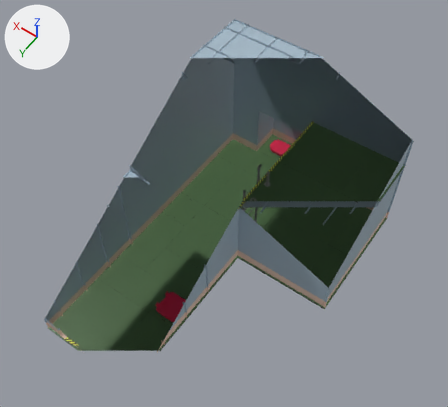
The Blender file VRTrainer/Assets/$TheProject/Presets/trainer.blend as it was, and as the next commit left it.
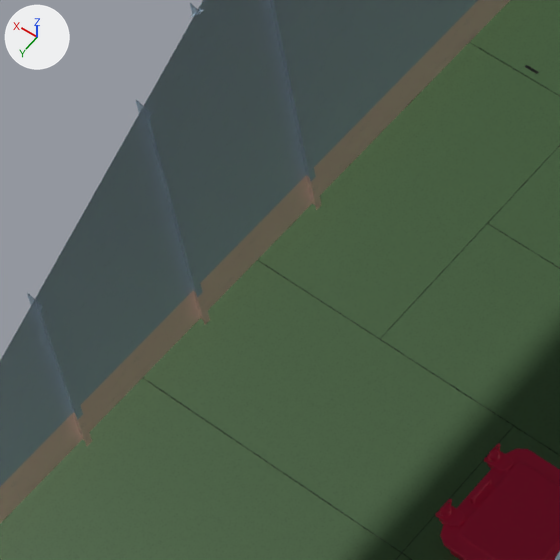
There are two pictures of each version: one whole from a 50 mm camera at (-5.14, 3.61, 15.84) aimed at (0.89, -4.83, 2.57), one close up on the part from 16% to 40% of the width and 50% to 77% of the height. Lighting does not change. The marker at upper left points along +X, +Y and +Z. Everything nearer to the camera than a plane just in front of the edit is cut away.

Objects in the first close-up: 'FloorHatch2', 'deck', 'i-beam', 'wall'.
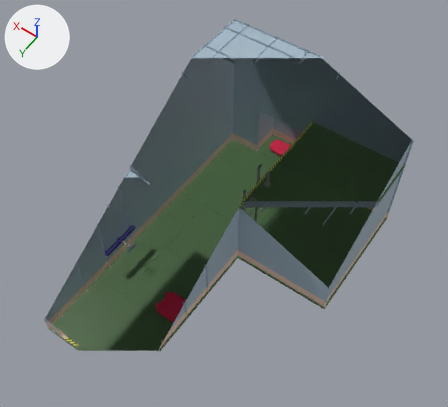
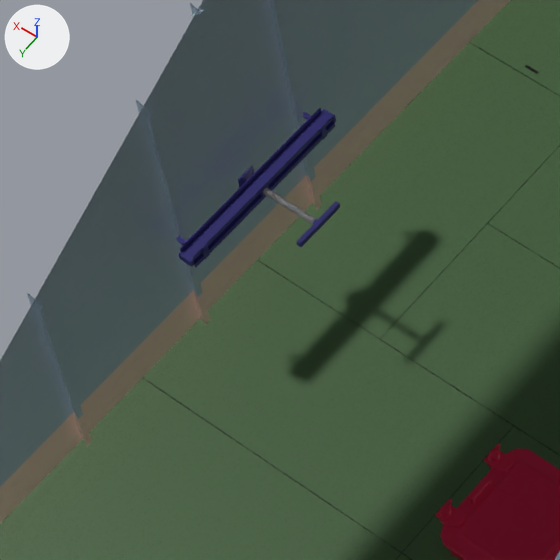
Edits to the bpy script that builds the scene:
```text
Add mat_paintedclamp:
    mat_paintedclamp = principled_material('PaintedClamp')
    mat_paintedclamp.base_color = (0.0279, 0.0214, 0.208)  # blue #2f287e
    mat_paintedclamp.roughness = 0.4
Add mat_thread_metal:
    mat_thread_metal = principled_material('thread-metal')
    mat_thread_metal.base_color = (0.342, 0.342, 0.342)  # grey #9e9e9e
Add me_clamp_hook_2:
    me_clamp_hook_2.from_pydata(...)  # 52 vertices, 50 faces; spans x -0.053..0.053, y -0.039..0.023, z -0.118..0.076
    me_clamp_hook_2.materials.append(mat_paintedclamp)  # blue #2f287e
Add me_clamp_hook_1:
    me_clamp_hook_1.from_pydata(...)  # 52 vertices, 50 faces; spans x -0.053..0.053, y -0.023..0.039, z -0.118..0.076
    me_clamp_hook_1.materials.append(mat_paintedclamp)  # blue #2f287e
Add me_clamp_hand:
    me_clamp_hand.from_pydata(...)  # 3310 vertices, 3308 faces; spans x -0.06..0.06, y -0.17..0.17, z -0.024..0.533
    me_clamp_hand.polygons.foreach_set('use_smooth', [True] * 3308)
    # faces by material slot: [203, 3105]
    me_clamp_hand.materials.append(mat_paintedclamp)  # blue #2f287e
    me_clamp_hand.materials.append(mat_thread_metal)  # grey #9e9e9e
Add me_clamp_body:
    me_clamp_body.from_pydata(...)  # 112 vertices, 114 faces; spans x -0.055..0.055, y -0.62..0.62, z -0.05..0.05
    me_clamp_body.materials.append(mat_paintedclamp)  # blue #2f287e
Add ob_clamp_hook_2:
    ob_clamp_hook_2 = bpy.data.objects.new('clamp-hook-2', me_clamp_hook_2)
    ob_clamp_hook_2.location = (3.3, -3.51, 0.961)
    ob_clamp_hook_2.rotation_euler = (0.0, -1.571, 0.0)  # degrees (0, -90, 0)
Add ob_clamp_hook_1:
    ob_clamp_hook_1 = bpy.data.objects.new('clamp-hook-1', me_clamp_hook_1)
    ob_clamp_hook_1.location = (3.3, -2.49, 0.961)
    ob_clamp_hook_1.rotation_euler = (0.0, -1.571, 0.0)  # degrees (0, -90, 0)
Add ob_clamp_hand:
    ob_clamp_hand = bpy.data.objects.new('clamp-hand', me_clamp_hand)
    ob_clamp_hand.location = (3.351, -3.0, 0.961)
    ob_clamp_hand.rotation_euler = (0.0, -1.571, 0.0)  # degrees (0, -90, 0)
Add ob_clamp_body:
    ob_clamp_body = bpy.data.objects.new('clamp-body', me_clamp_body)
    ob_clamp_body.location = (3.28, -3.0, 0.961)
    ob_clamp_body.rotation_euler = (0.0, -1.571, 0.0)  # degrees (0, -90, 0)
```

Where the change shows, as pixel boxes [x1, y1, x2, y2] in the close-ups (560 x 560 px):
'clamp-body', added (blue): after [179, 108, 336, 268]
'clamp-hand', added: after [238, 166, 340, 248]
    faces in mat_paintedclamp (blue #2f287e): [238, 166, 340, 248]
    faces in mat_thread_metal (grey #9e9e9e): [263, 188, 316, 225]
'clamp-hook-1', added: after [176, 235, 210, 259]
'clamp-hook-2', added: after [303, 112, 327, 139]
